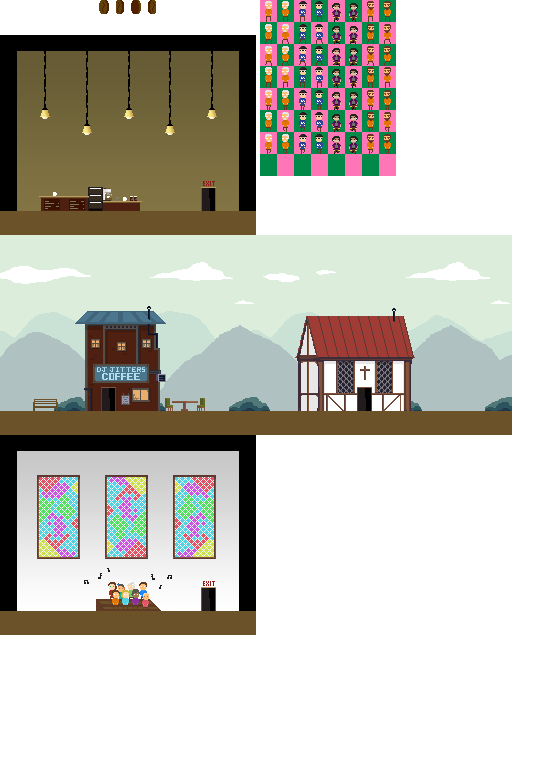
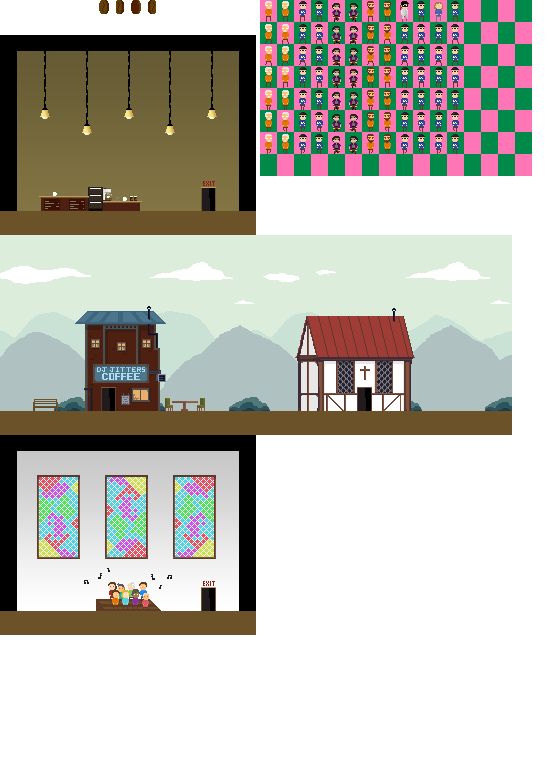
Comparing the layer stacks of the two w=555, h=777 images. Changes:
added group "JOANNA" with 2 layers above "REBECCA" over [434, 1, 459, 154]
added layer "Layer 48" in group "JOANNA" over [434, 1, 459, 154]
added group "REBECCA" with 2 layers above "Mark" over [400, 1, 425, 154]
added layer "Group 6" in group "REBECCA" over [400, 1, 425, 154]
painted on "SPRITE BG" over [396, 0, 532, 176]
